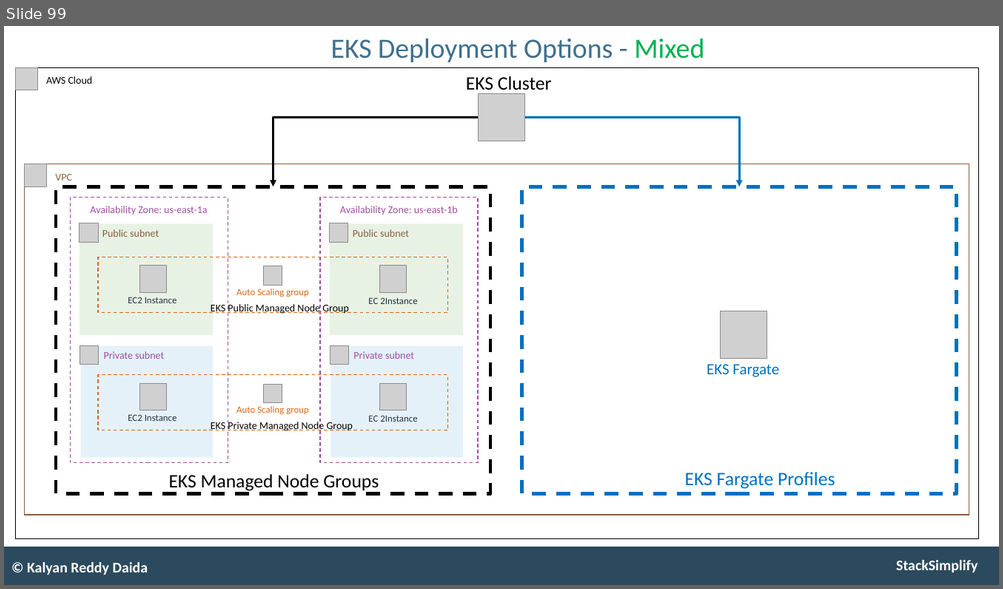
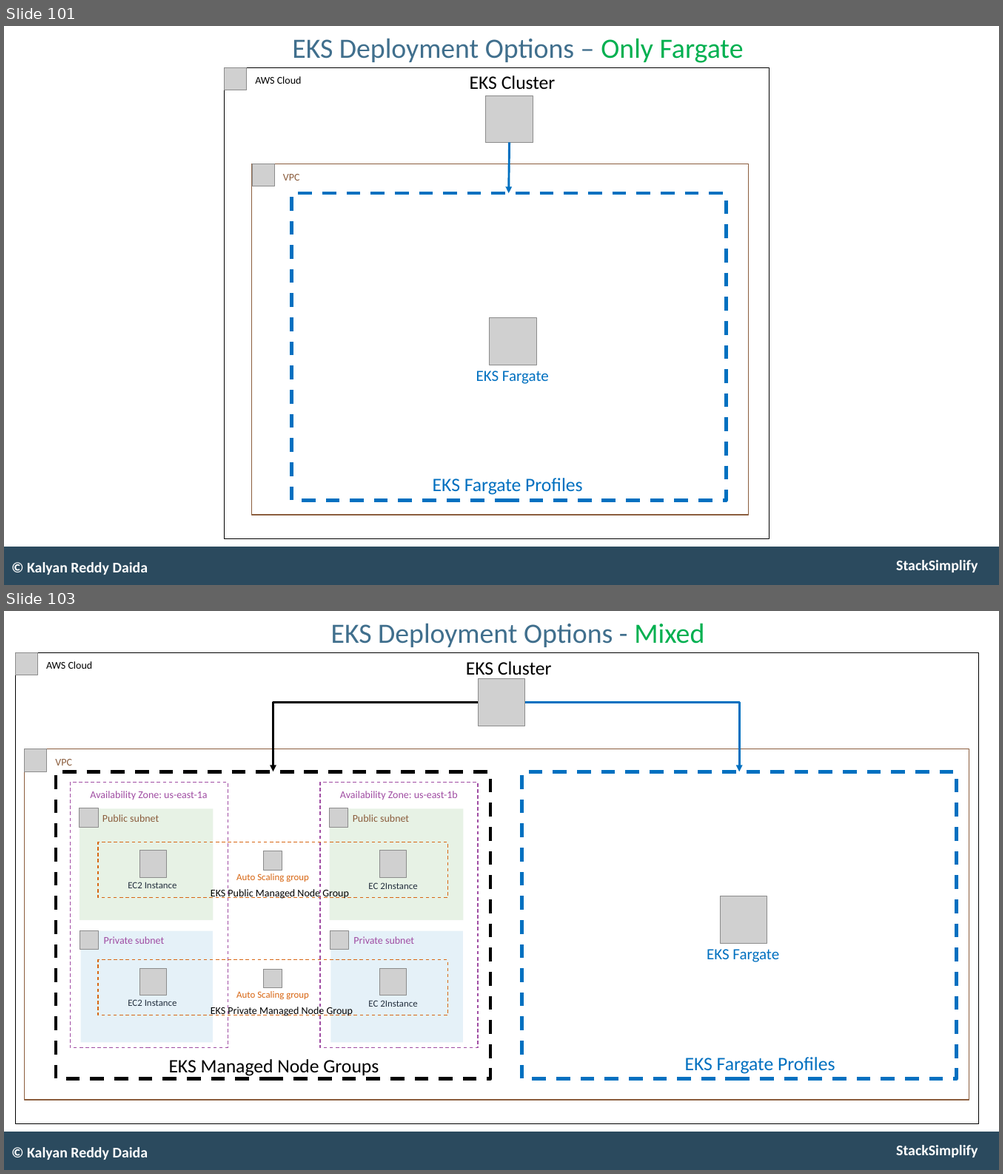
Before and after one commit to talvionyx/aws-eks-kubernetes-masterclass, a slide deck: presentation/AWS-Fargate-and-EKS-Masterclass.pptx. Shown one above the other, each under a label of ours: slide 99 before the commit, slides 101 and 103 after it; the slides between them are not shown. The pictures are 1003x589 and 1003x1174 pixels, drawn with LibreOffice and Linux fonts; fonts in the diff are those of the drawing; grey boxes stand for pictures. Boxes give left, top, right and bottom in pixels: in the first picture for what was removed or moved away, otherwise in the second. Text is boxed around its words. In the diff, an @@ line names an element or a change of style, - is before the commit and + after.

```diff
--- a/presentation/AWS-Fargate-and-EKS-Masterclass.pptx
+++ b/presentation/AWS-Fargate-and-EKS-Masterclass.pptx
@@ slide 101 added at [4,26,999,585], background #FFFFFF; not listed: 2 template elements that a slide beside it also shows @@
@@ title added at [292,38,743,63], 32.4 pt, text #406F8D @@
+EKS Deployment Options – Only Fargate
@@ rectangle added at [224,67,768,539], outline #000000 1 pt, 12 pt, text #000000 @@
+AWS Cloud
@@ picture added at [224,67,247,90] @@
@@ text added at [469,76,555,90], 22 pt, text #000000 @@
+EKS Cluster
@@ picture added at [486,96,533,143] @@
@@ arrow added from (509, 142) to (509, 193), #0070C0 2.5 pt @@
@@ rectangle added at [252,164,748,514], outline #8B5D3D 1 pt, 12 pt, text #8B5D3D @@
+VPC
@@ picture added at [252,164,274,187] @@
@@ rectangle added at [291,193,726,501], fill #FFFFFF, outline #0070C0 4 pt dashed @@
@@ picture added at [489,318,537,366] @@
@@ text added at [476,371,549,384], 18 pt, text #0070C0 @@
+EKS Fargate
@@ text added at [432,478,582,495], 22 pt, text #0070C0 @@
+EKS Fargate Profiles
@@ text added at [27,562,148,575], 17 pt, text #FFFFFF, bold @@
+© Kalyan Reddy Daida
@@ what was slide 99 is now slide 103 @@
```
Also in this commit, not shown: 2 slides changed, 10 other slides added, 2 other files.
